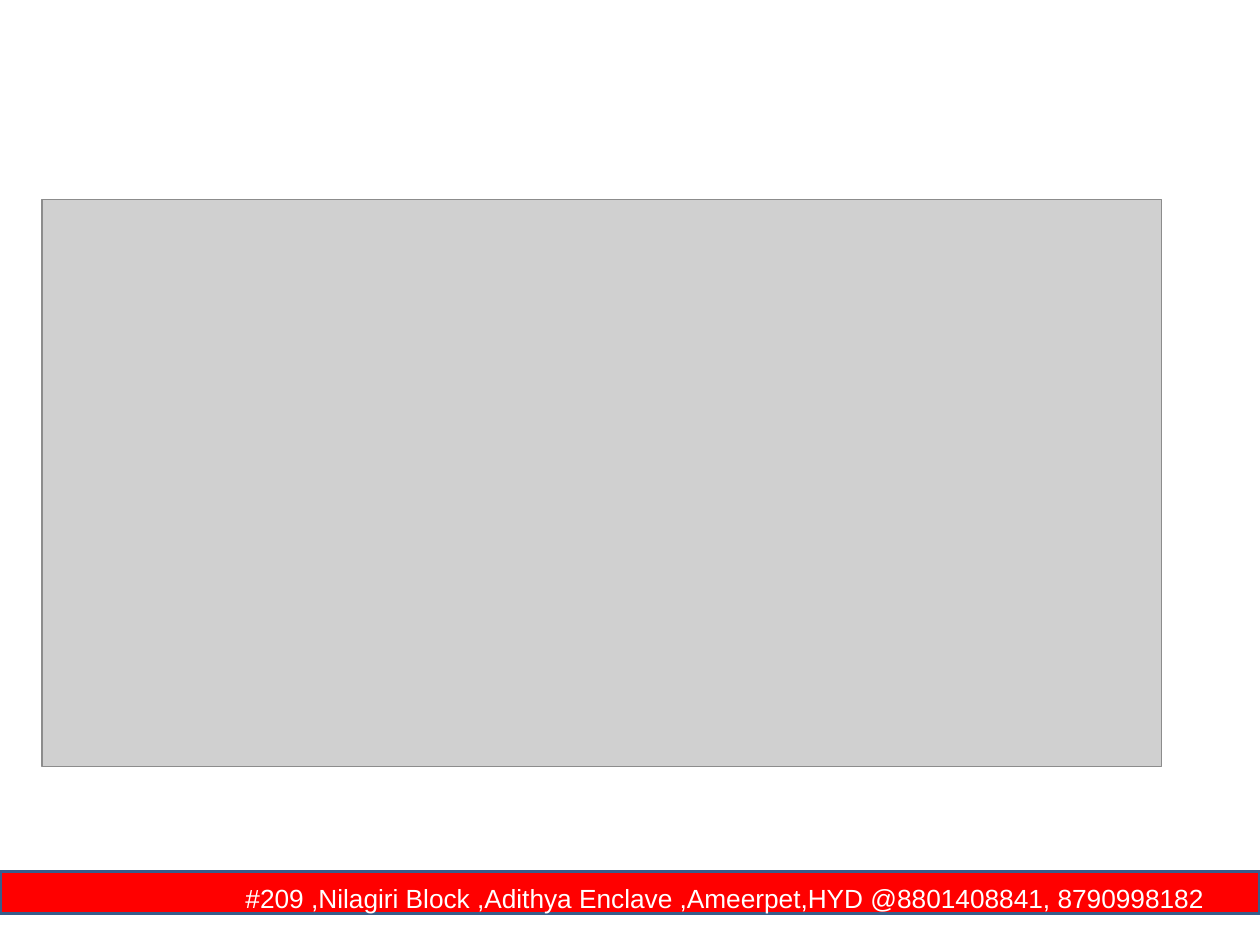
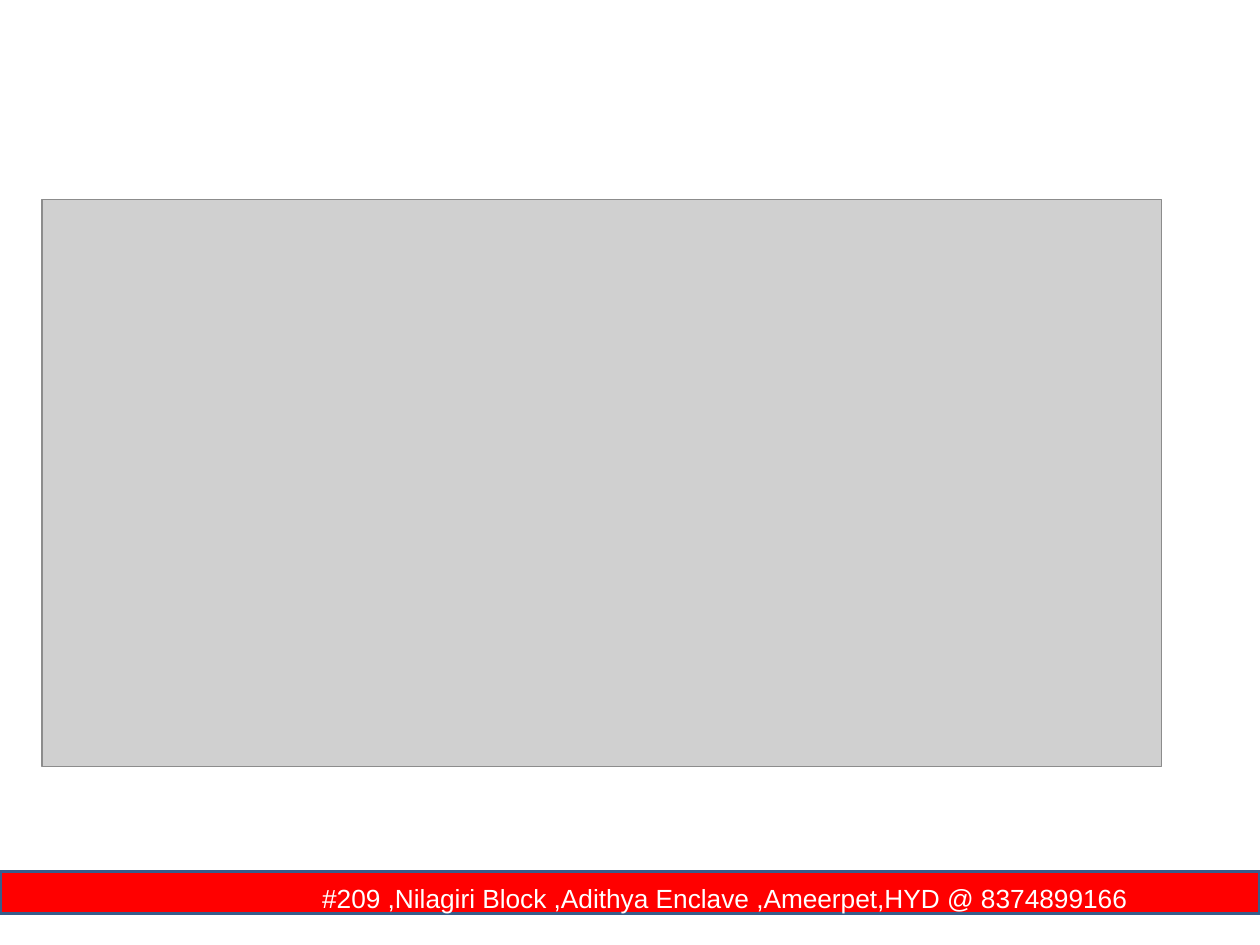
Before and after one commit to rritec/snowflake, a slide deck: slide 14 of Demo1.2.ppt (slide 25 before the commit). Drawn at 1260x945 pixels with LibreOffice and Linux fonts; fonts in the diff are those of the drawing; grey boxes stand for pictures; background and template pictures are left out. Boxes give left, top, right and bottom in pixels: in the first picture for what was removed or moved away, otherwise in the second. Text is boxed around its words. In the diff, an @@ line names an element or a change of style, - is before the commit and + after.

```diff
--- a/Demo1.2.ppt
+++ b/Demo1.2.ppt
@@ text in rectangle at [322,889,1127,913]: text changed @@
-#209 ,Nilagiri Block ,Adithya Enclave ,Ameerpet,HYD @8801408841, 8790998182
+#209 ,Nilagiri Block ,Adithya Enclave ,Ameerpet,HYD @ 8374899166
```
Also in this commit, not shown: 30 other slides changed, 1 slide added, 22 slides removed.
